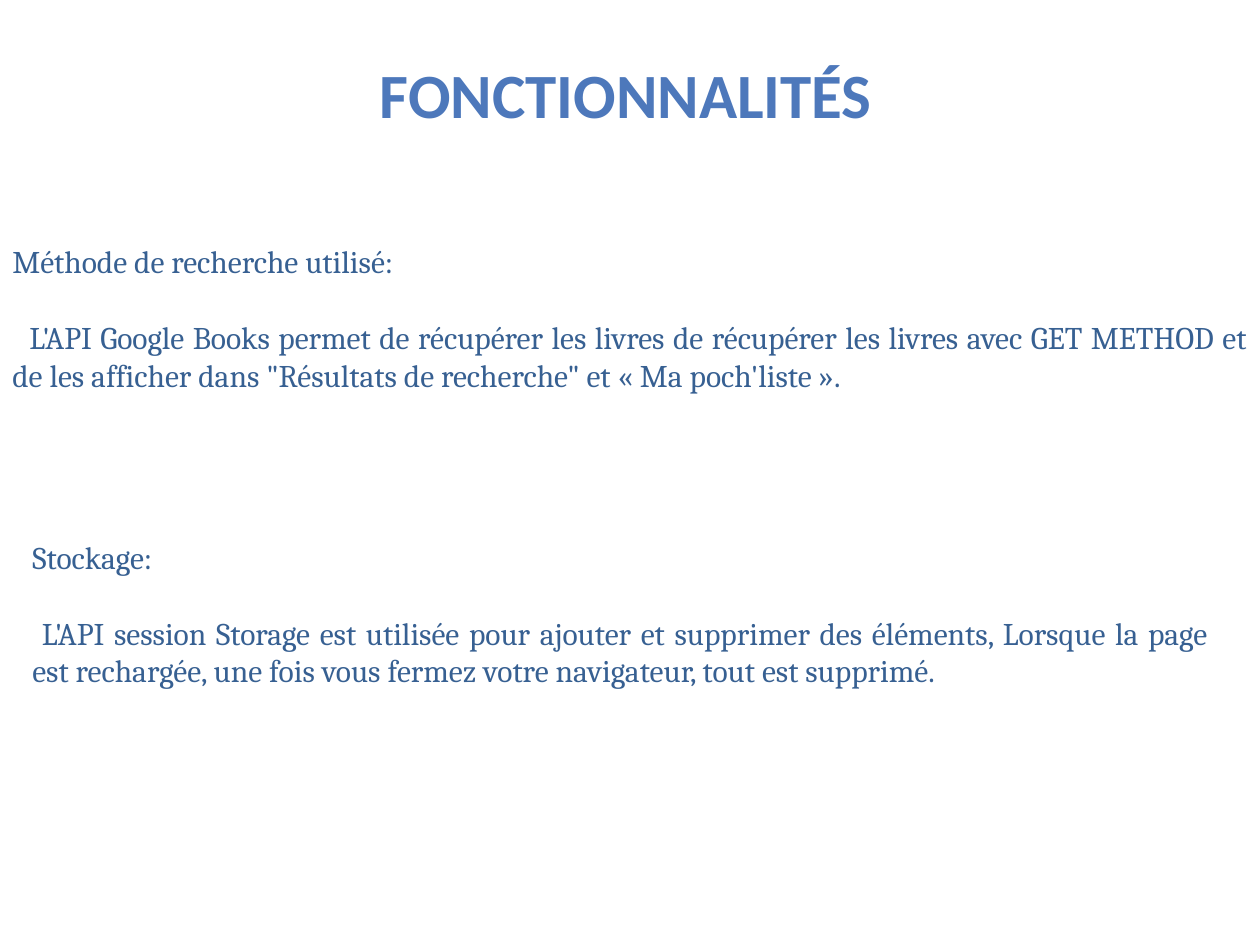
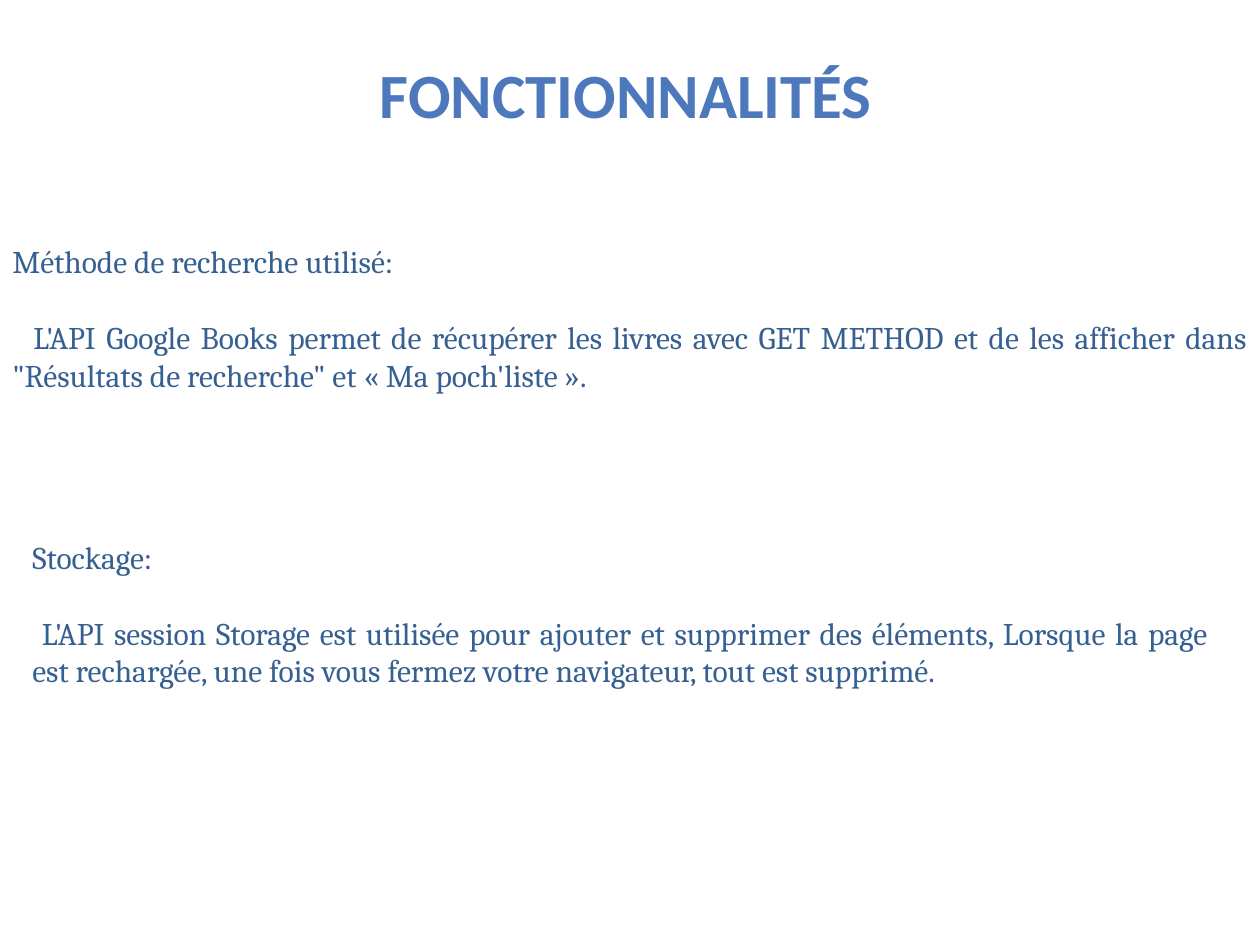
Before and after one commit to KalouiSanaa/projet-6, a slide deck: slide 4 of p6_kaloui-sanaa-presentation.pptx. Drawn at 1260x945 pixels with LibreOffice and Linux fonts; fonts in the diff are those of the drawing; background and template pictures are left out. Boxes give left, top, right and bottom in pixels: in the first picture for what was removed or moved away, otherwise in the second. Text is boxed around its words. In the diff, an @@ line names an element or a change of style, - is before the commit and + after.

```diff
--- a/p6_kaloui-sanaa-presentation.pptx
+++ b/p6_kaloui-sanaa-presentation.pptx
@@ text at (12,326,1246,394): text changed @@
-L'API Google Books permet de récupérer les livres de récupérer les livres avec GET METHOD et de les afficher dans "Résultats de recherche" et « Ma poch'liste ».
+L'API Google Books permet de récupérer les livres avec GET METHOD et de les afficher dans "Résultats de recherche" et « Ma poch'liste ».
```
Also in this commit, not shown: 5 other files.
